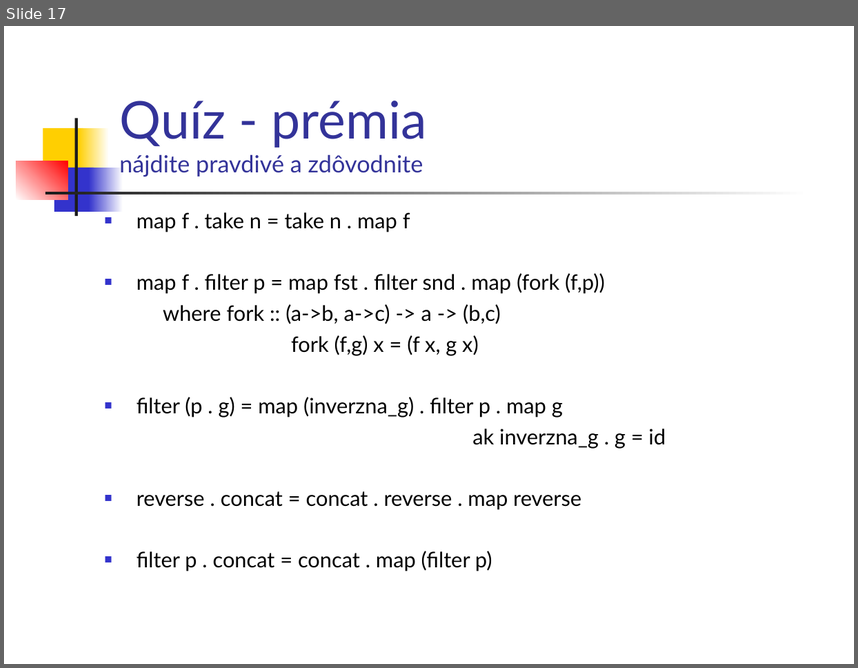
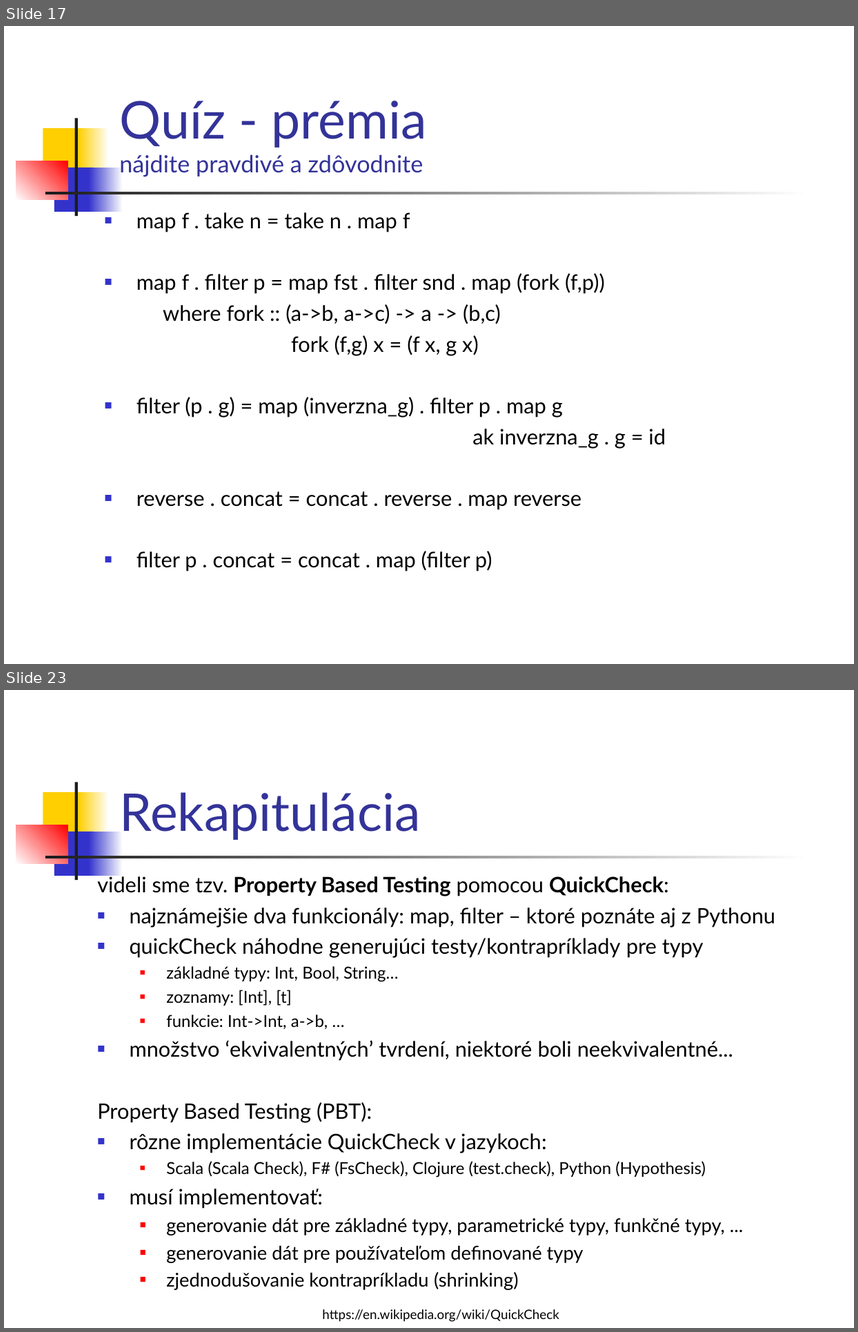
Before and after one commit to Funkcionalne/Prednasky, a slide deck: 02/02_fpro.ppt. Shown one above the other, each under a label of ours: slide 17 before the commit, slides 17 and 23 after it; the slides between them are not shown. The pictures are 858x668 and 858x1332 pixels, drawn with LibreOffice and Linux fonts; fonts in the diff are those of the drawing. Boxes give left, top, right and bottom in pixels: in the first picture for what was removed or moved away, otherwise in the second. Text is boxed around its words. In the diff, an @@ line names an element or a change of style, - is before the commit and + after.

```diff
--- a/02/02_fpro.ppt
+++ b/02/02_fpro.ppt
@@ slide 23 added at <box>4,690,854,1328</box>, background #FFFFFF; not listed: 7 template elements that a slide beside it also shows @@
@@ title added at <box>119,792,420,840</box>, 44 pt, text #333399 @@
+Rekapitulácia
@@ text added at <box>97,874,775,1290</box>, 18 pt, text #000000 @@
+videli sme tzv. Property Based Testing pomocou QuickCheck:
+■ najznámejšie dva funkcionály: map, filter – ktoré poznáte aj z Pythonu
+■ quickCheck náhodne generujúci testy/kontrapríklady pre typy
+  ■ základné typy: Int, Bool, String…
+  ■ zoznamy: [Int], [t]
+  ■ funkcie: Int->Int, a->b, …
+■ množstvo ‘ekvivalentných’ tvrdení, niektoré boli neekvivalentné...
+Property Based Testing (PBT):
+■ rôzne implementácie QuickCheck v jazykoch:
+  ■ Scala (Scala Check), F# (FsCheck), Clojure (test.check), Python (Hypothesis)
+■ musí implementovať:
+  ■ generovanie dát pre základné typy, parametrické typy, funkčné typy, ...
+  ■ generovanie dát pre používateľom definované typy
+  ■ zjednodušovanie kontrapríkladu (shrinking)
@@ text added at <box>322,1309,559,1321</box>, 11 pt, text #000000 @@
+  https://en.wikipedia.org/wiki/QuickCheck
```
Also in this commit, not shown: 8 slides changed, 4 other slides added, 8 other files.
